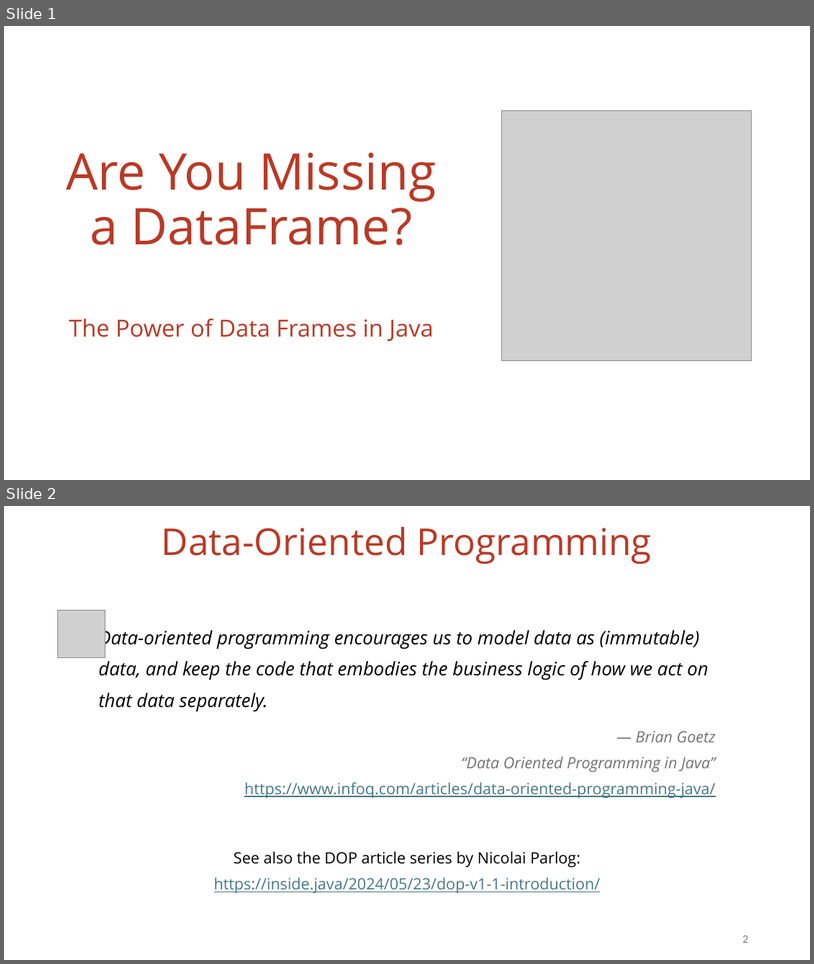
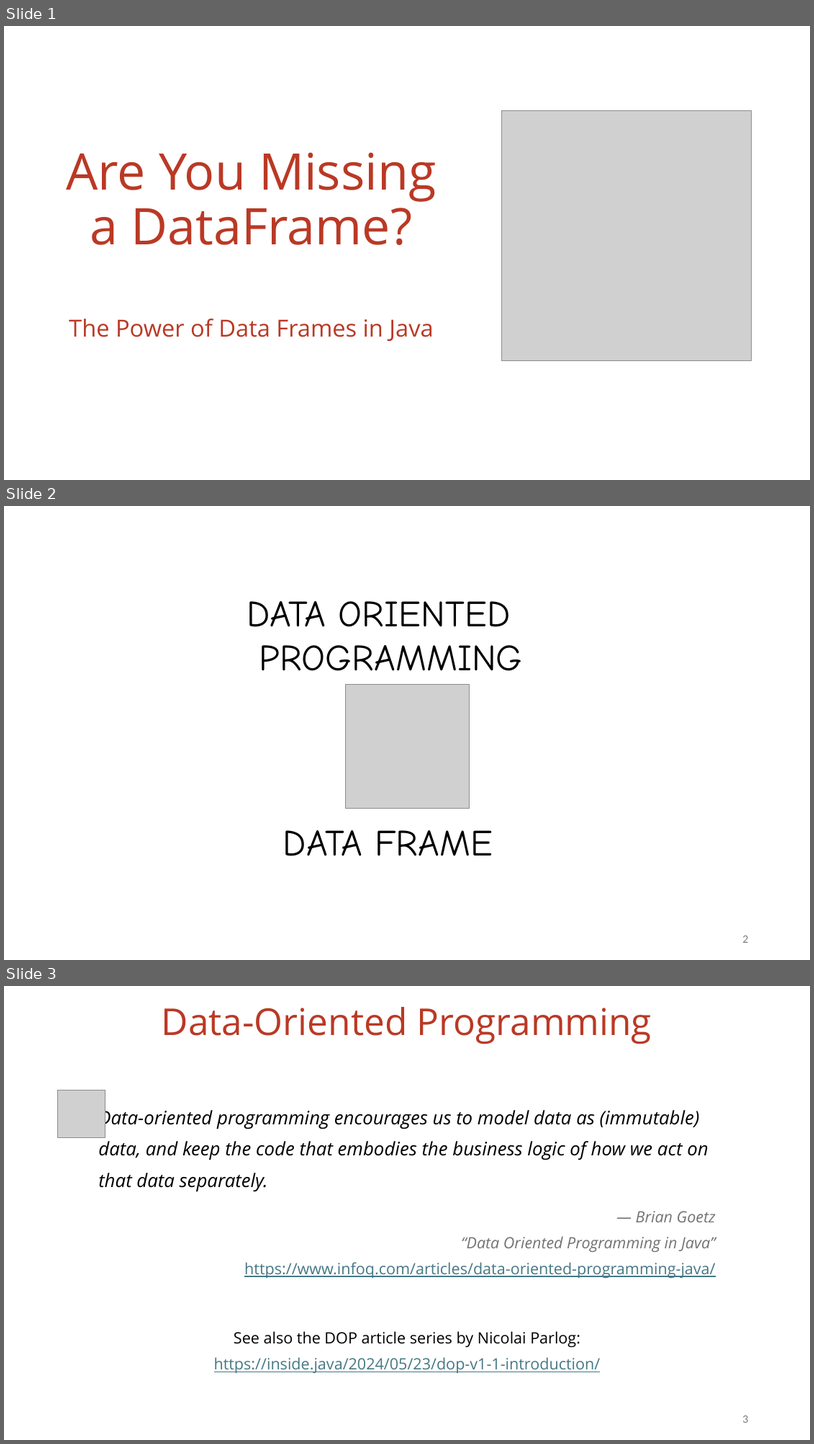
Before and after one commit to vmzakharov/missing-dataframe-talk, a slide deck: presentation/Missing_Dataframe_Long.pptx. Shown one above the other, each under a label of ours: slides 1 and 2 before the commit, slides 1, 2 and 3 after it. The pictures are 814x964 and 814x1444 pixels, drawn with LibreOffice and Linux fonts; fonts in the diff are those of the drawing; grey boxes stand for pictures. Boxes give left, top, right and bottom in pixels: in the first picture for what was removed or moved away, otherwise in the second. Text is boxed around its words. In the diff, an @@ line names an element or a change of style, - is before the commit and + after.

Commit message:
slide updates

```diff
--- a/presentation/Missing_Dataframe_Long.pptx
+++ b/presentation/Missing_Dataframe_Long.pptx
@@ slide 2 added at <box>4,506,810,960</box>, background #FFFFFF @@
@@ text added at <box>247,601,523,671</box>, 44 pt, text #000000 @@
+DATA ORIENTED
+PROGRAMMING
@@ picture added at <box>345,684,469,808</box> @@
@@ text added at <box>283,830,493,856</box>, 44 pt, text #000000 @@
+DATA FRAME
@@ page number added at <box>743,935,748,942</box>, 12 pt, text #797979 @@
+2
@@ what was slide 2 is now slide 3 @@
@@ page number at <box>743,1415,748,1422</box>: text changed @@
-2
+3
```
Also in this commit, not shown: 1 other file.
